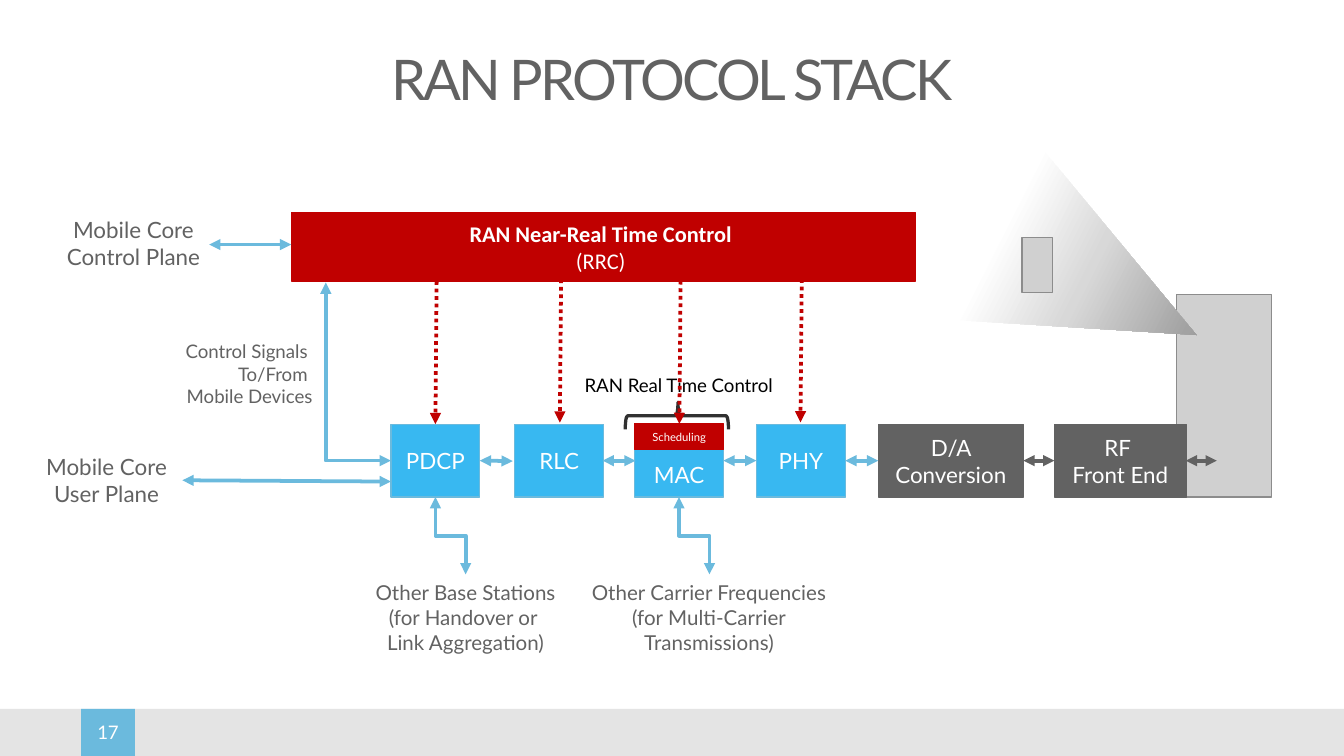
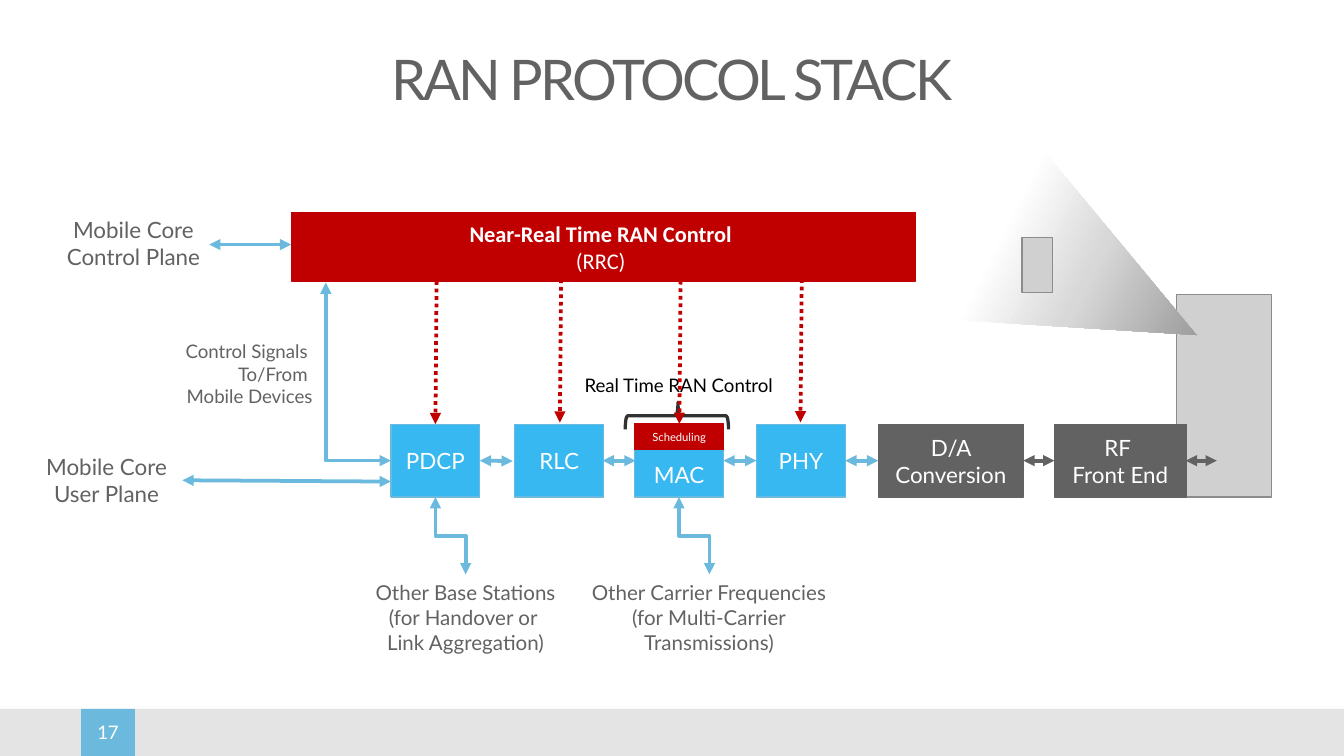
Before and after one commit to SystemsApproach/5G, a slide deck: slide 17 of figures.pptx. Drawn at 1344x756 pixels with LibreOffice and Linux fonts; fonts in the diff are those of the drawing; grey boxes stand for pictures; background and template pictures are left out. Boxes give left, top, right and bottom in pixels: in the first picture for what was removed or moved away, otherwise in the second. Text is boxed around its words. In the diff, an @@ line names an element or a change of style, - is before the commit and + after.

```diff
--- a/figures.pptx
+++ b/figures.pptx
@@ text in rectangle at box(470, 226, 732, 242): text changed @@
-RAN Near-Real Time Control
+Near-Real Time RAN Control
@@ text at box(585, 378, 773, 396): text changed @@
-RAN Real Time Control
+Real Time RAN Control
```
Also in this commit, not shown: 7 other slides changed, 1 slide added, 9 other files.
